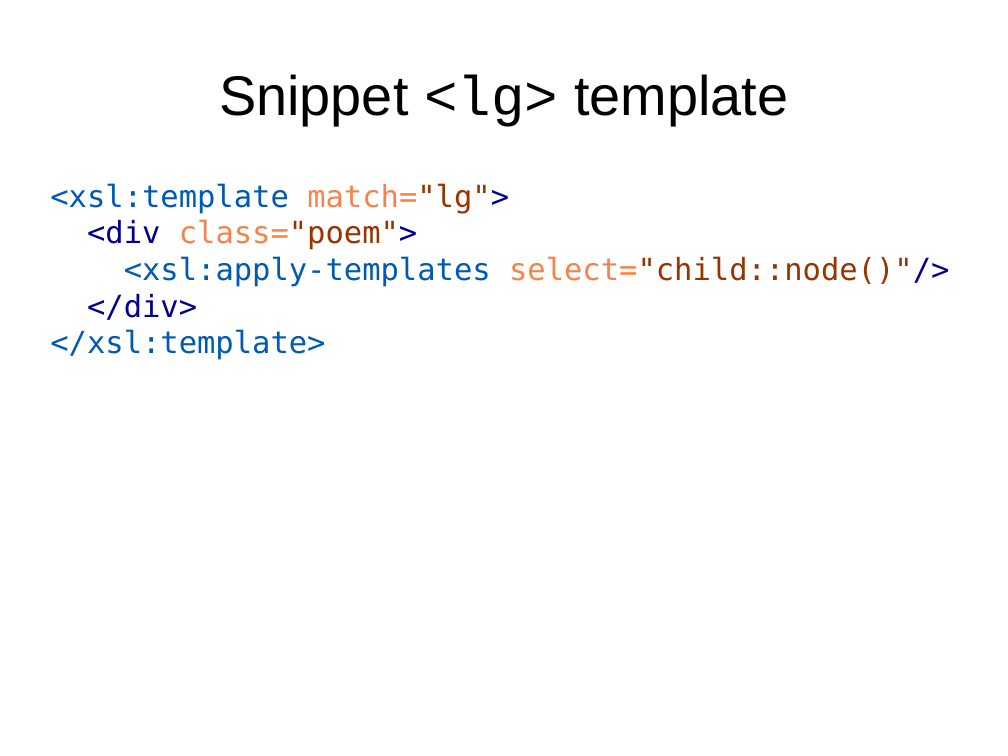
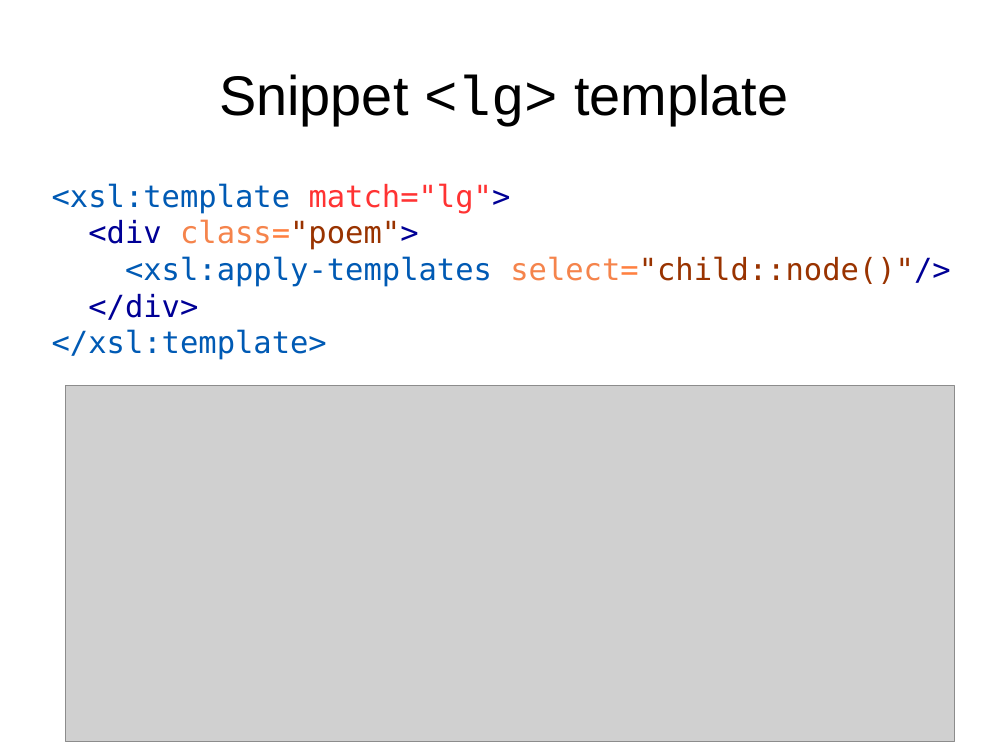
Before and after one commit to martindholmes/XSLT_workshops, a slide deck: slide 20 of intro/presentations/06_processing_model.odp (slide 9 before the commit). Drawn at 1008x756 pixels with LibreOffice and Linux fonts; fonts in the diff are those of the drawing; grey boxes stand for pictures. Boxes give left, top, right and bottom in pixels: in the first picture for what was removed or moved away, otherwise in the second. Text is boxed around its words. In the diff, an @@ line names an element or a change of style, - is before the commit and + after.

```diff
--- a/intro/presentations/06_processing_model.odp
+++ b/intro/presentations/06_processing_model.odp
@@ text "<xsl:template match="lg"> <div class="poem"> <xsl:apply-temp ..." at bbox=[52, 183, 950, 359]: text colour #F5844C to #FF3333, text colour #FF8040 to #FF3333, text colour #993300 to #FF3333 in "match="lg">" @@
@@ picture added at bbox=[65, 386, 955, 742] @@
```
Also in this commit, not shown: 3 other slides changed, 12 slides added, 1 other file.
